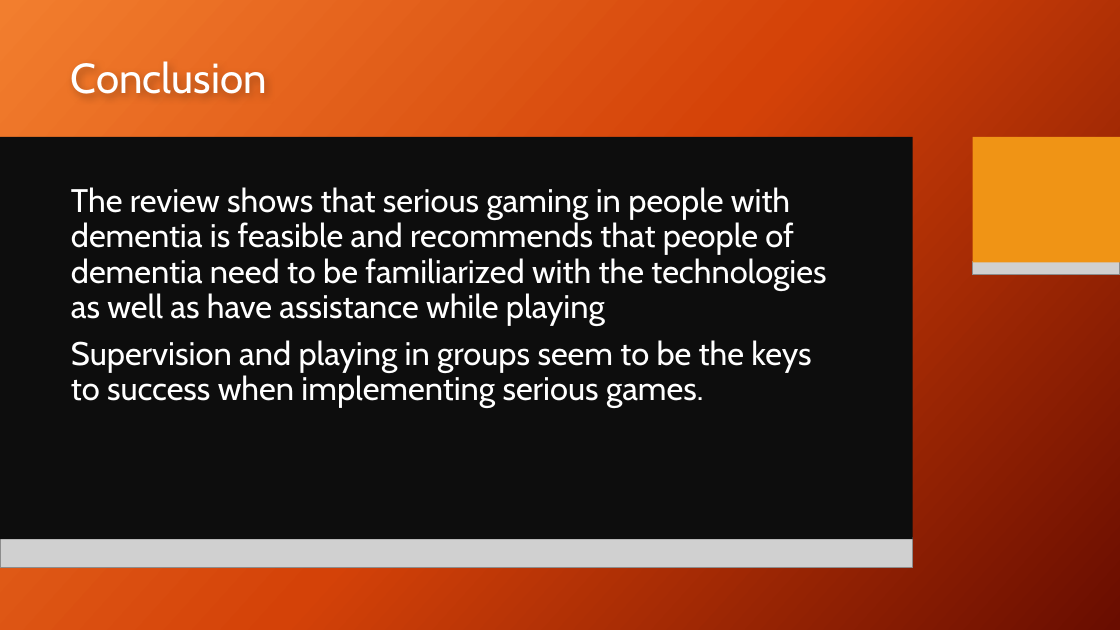
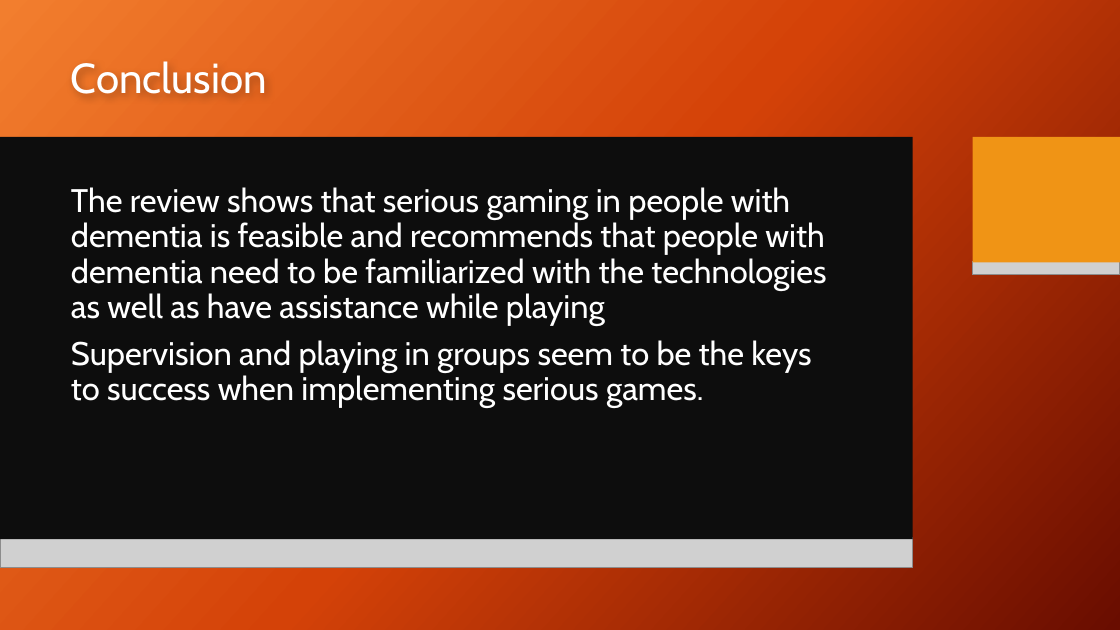
Before and after one commit to LoftieFourie/Honours_Project, a slide deck: slide 16 of SGDC.pptx (slide 15 before the commit). Drawn at 1120x630 pixels with LibreOffice and Linux fonts; fonts in the diff are those of the drawing; grey boxes stand for pictures; background and template pictures are left out. Boxes give left, top, right and bottom in pixels: in the first picture for what was removed or moved away, otherwise in the second. Text is boxed around its words. In the diff, an @@ line names an element or a change of style, - is before the commit and + after.

Commit message:
final presentation

```diff
--- a/SGDC.pptx
+++ b/SGDC.pptx
@@ text at <box>71,187,826,326</box>: text changed @@
-The review shows that serious gaming in people with dementia is feasible and recommends that people of dementia need to be familiarized with the technologies as well as have assistance while playing
+The review shows that serious gaming in people with dementia is feasible and recommends that people with dementia need to be familiarized with the technologies as well as have assistance while playing
```
Also in this commit, not shown: 1 slide added.
